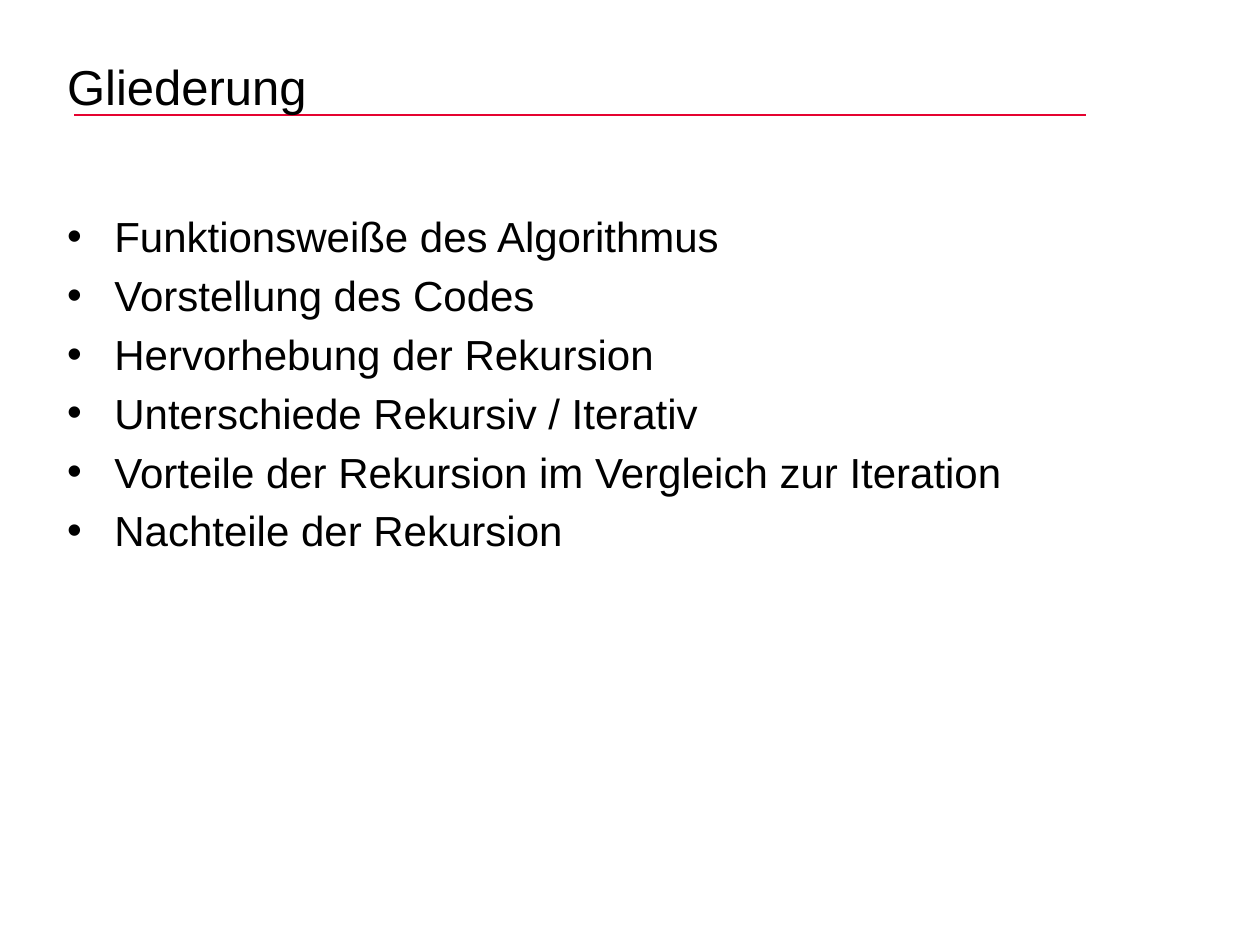
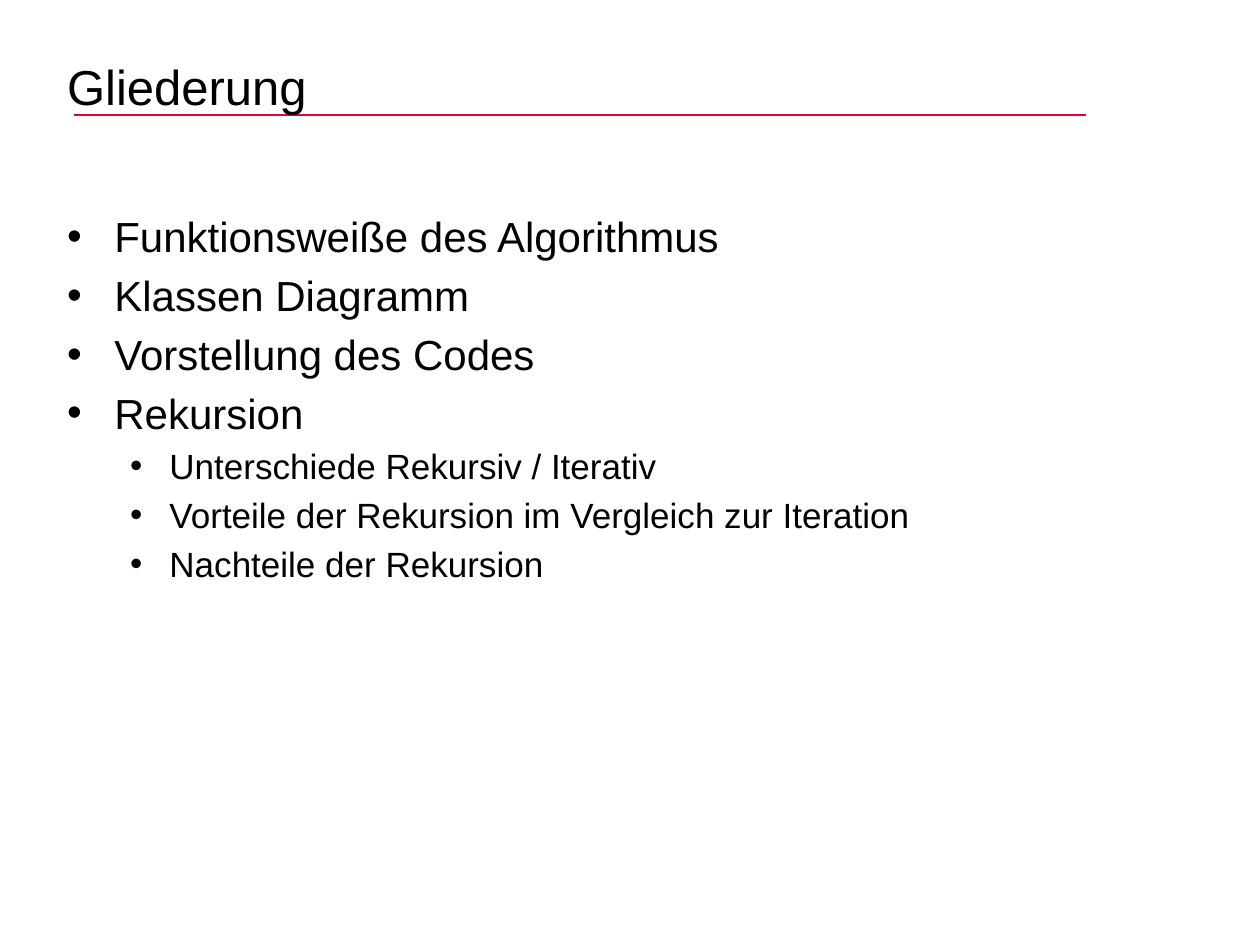
Before and after one commit to JonathanGunt/In-Place-Algorithmus, a slide deck: slide 2 of Präsentation/Quicksort.pptx. Drawn at 1260x945 pixels with LibreOffice and Linux fonts; fonts in the diff are those of the drawing; background and template pictures are left out. Boxes give left, top, right and bottom in pixels: in the first picture for what was removed or moved away, otherwise in the second. Text is boxed around its words. In the diff, an @@ line names an element or a change of style, - is before the commit and + after.

```diff
--- a/Präsentation/Quicksort.pptx
+++ b/Präsentation/Quicksort.pptx
@@ text at bbox=[114, 280, 469, 320]: paragraph added @@
+• Klassen Diagramm
@@ text at bbox=[114, 398, 303, 430]: text changed @@
-• Hervorhebung der Rekursion
+• Rekursion
@@ text at bbox=[169, 453, 910, 578]: size 24 to 20 pt in "Unterschiede Rekursiv / Iterativ", "Vorteile der Rekursion im Vergleich zur Iteration", "Nachteile der Rekursion"; list level 1 to 2 in "Unterschiede Rekursiv / Iterativ"; list level 1 to 2 in "Vorteile der Rekursion im Vergleich ..."; list level 1 to 2 in "Nachteile der Rekursion" @@
```
Also in this commit, not shown: 12 slides added, 15 other files.
